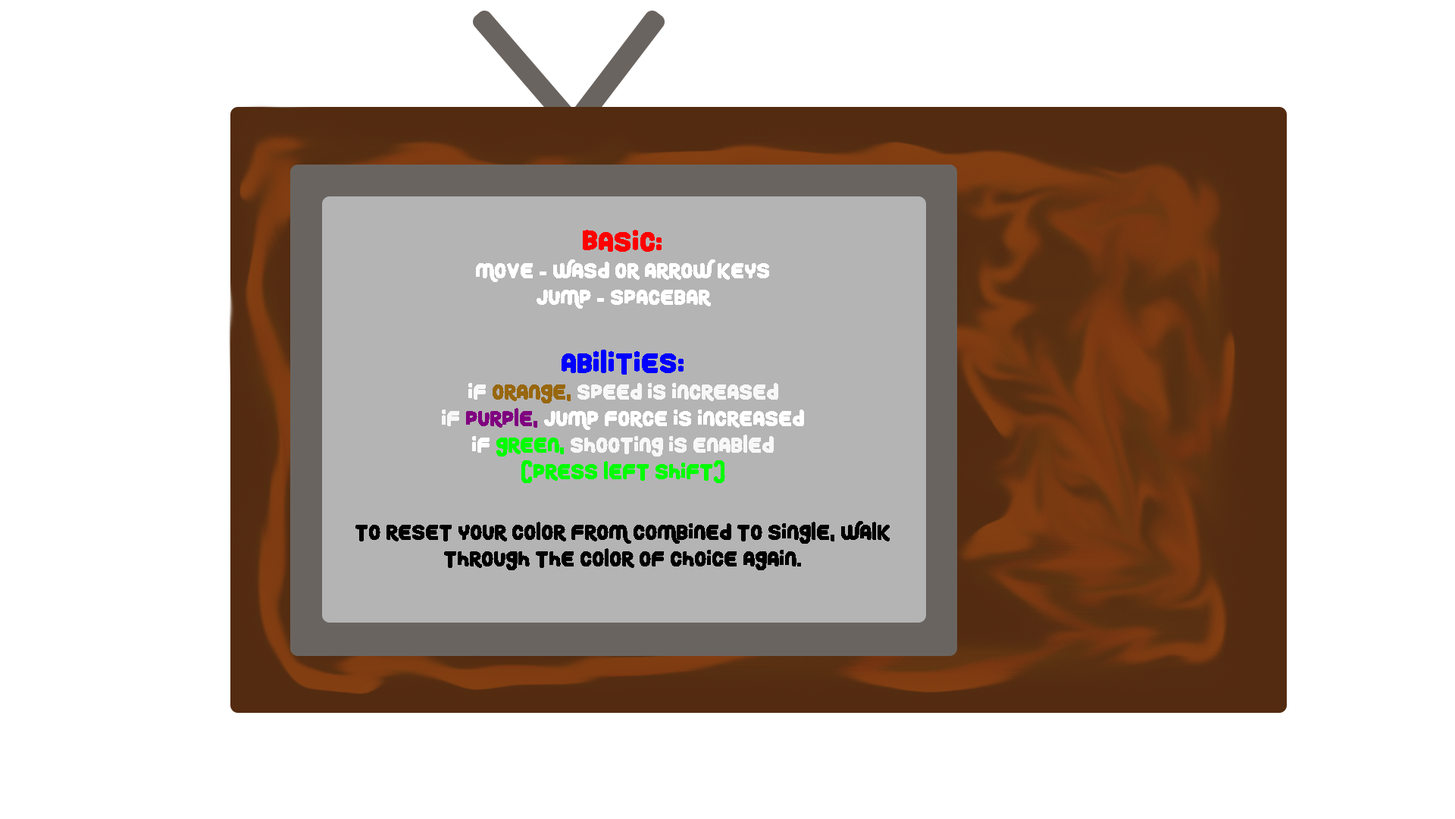
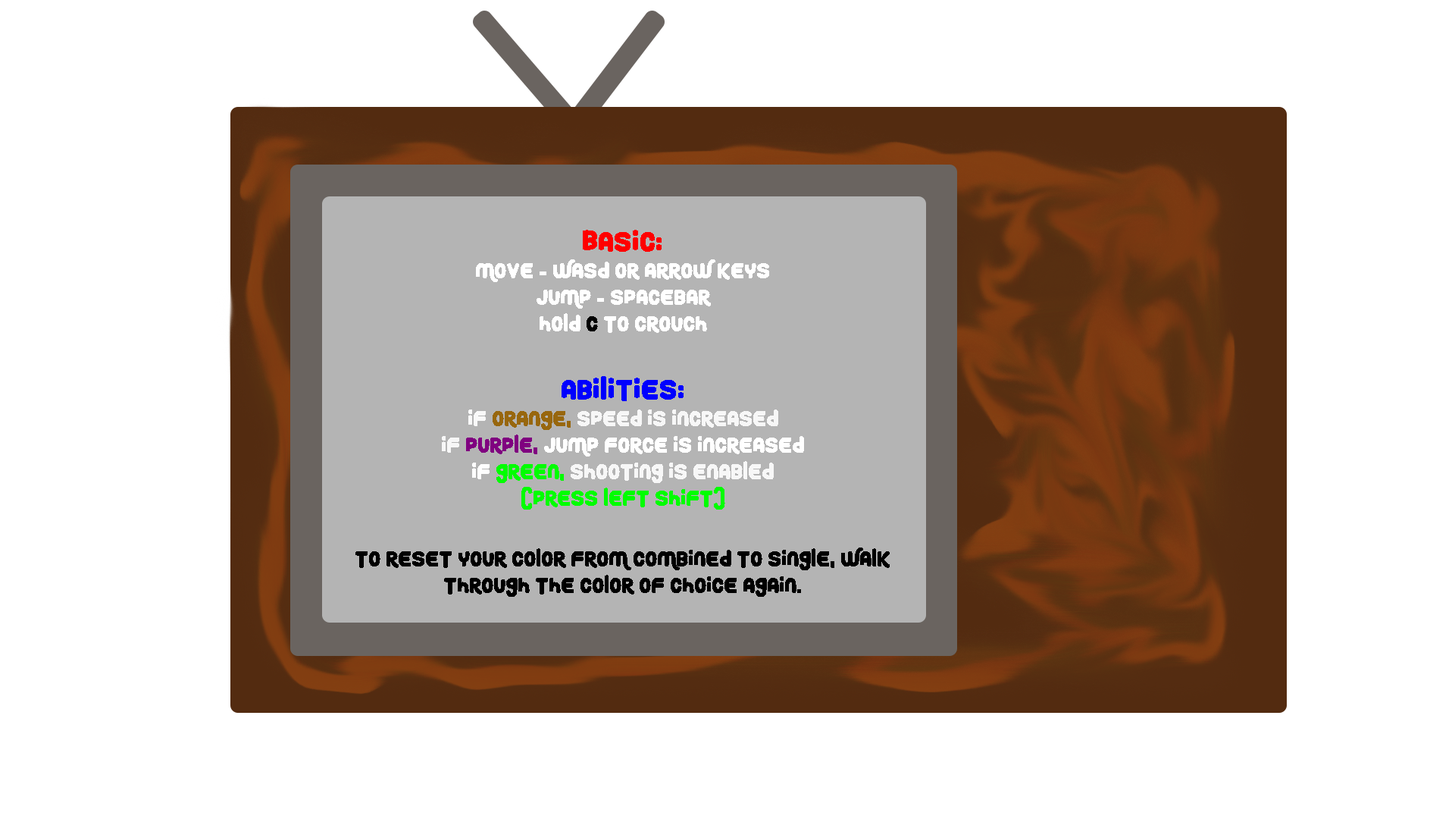
Revision of a layered 1455x819 image; what changed, layer by layer:
renamed "Basic: Move - WASD or Arrow Keys Jump - Spacebar Abilities: I" to "Basic: Move - WASD or Arrow Keys Jump - Spacebar Hold C to cro", painted on it over [355, 313, 890, 597]
